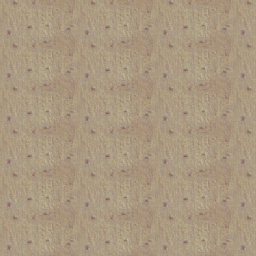
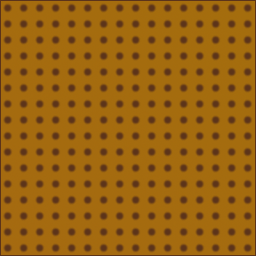
Before/after of a 256x256 layered artwork. What changed in the layer stack:
added layer "holes" above "background" over box(0, 0, 256, 256)
added layer "background" above "game-pieces.png" over box(0, 0, 256, 256)
hid "game-pieces.png", painted on it over box(0, 0, 256, 256)
